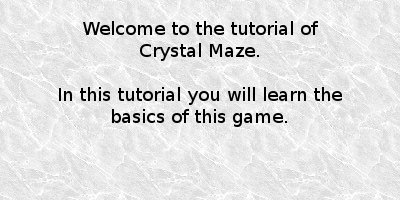
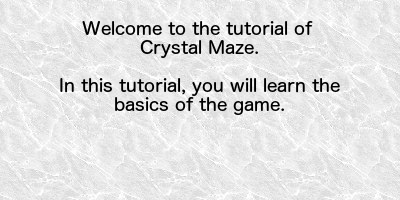
Layered file, before and after one edit (400x200). Changes by layer:
renamed "Calque Copié" to "Welcome to the tutorial of ...", painted on it over [59,21,342,127]
painted on "Arrière-plan" over [102,41,116,55]
